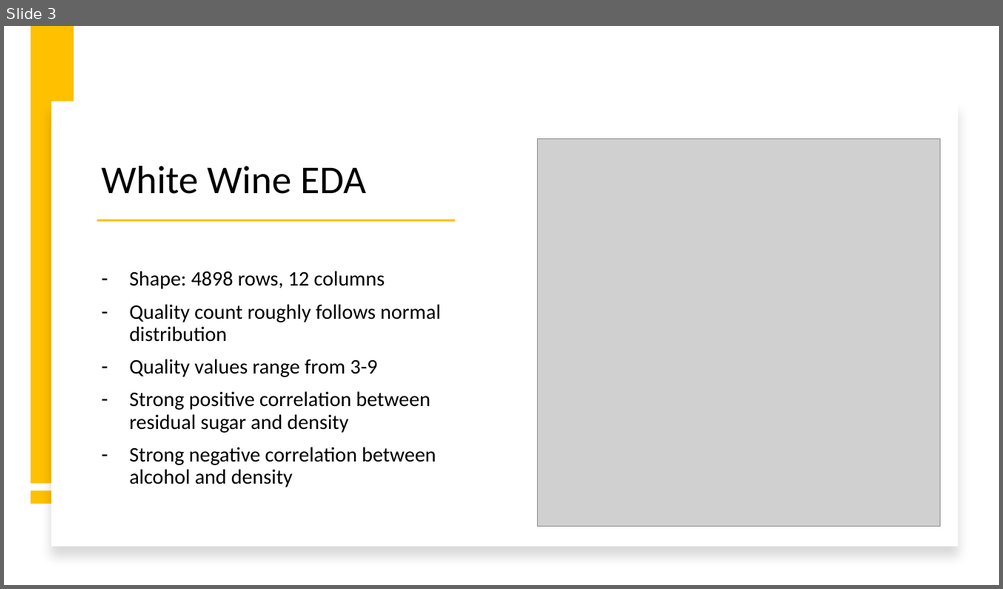
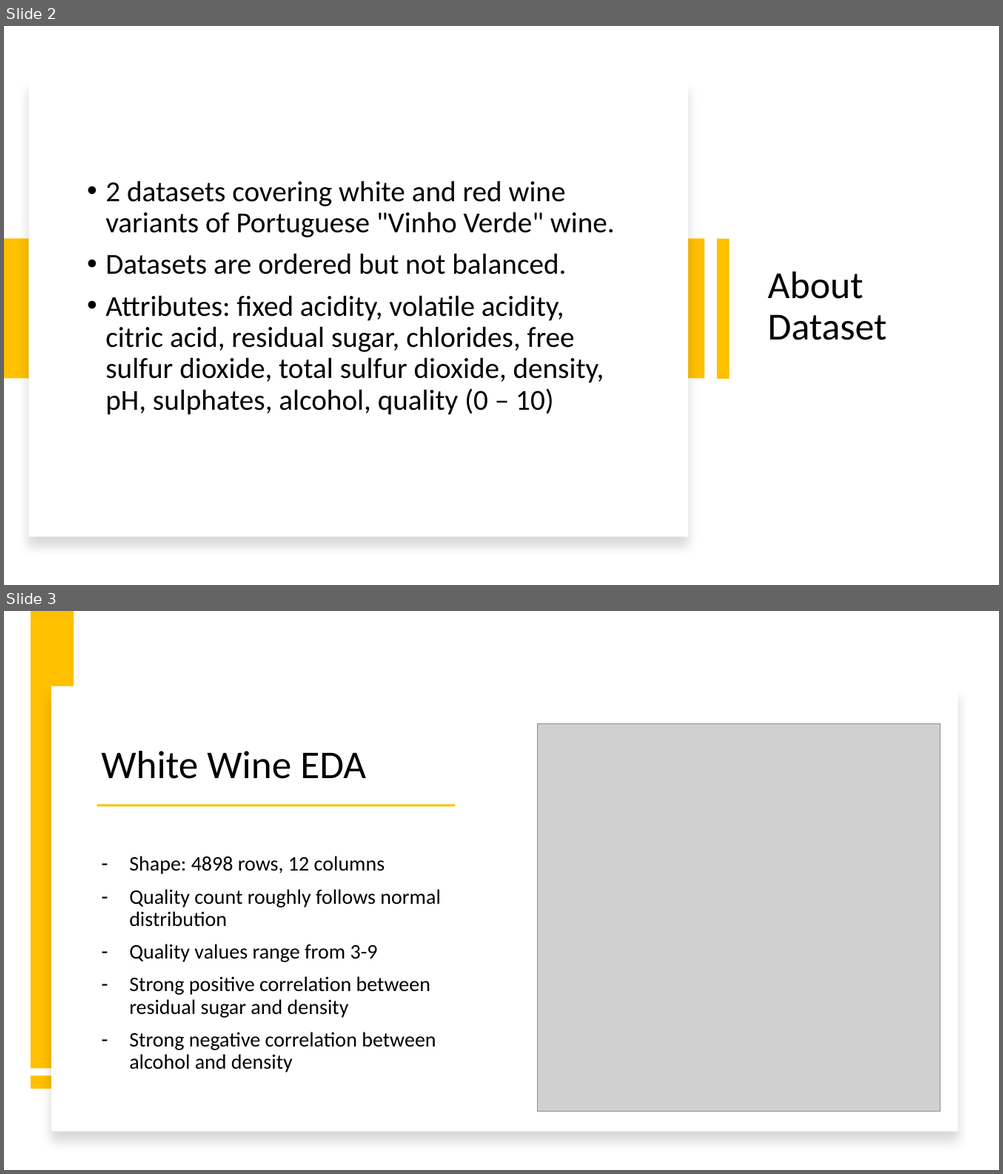
Before and after one commit to Mystaex/CSE4334-Project-Wine, a slide deck: wine_presentation.pptx. Shown one above the other, each under a label of ours: slide 3 before the commit, slides 2 and 3 after it. The pictures are 1003x589 and 1003x1174 pixels, drawn with LibreOffice and Linux fonts; fonts in the diff are those of the drawing; grey boxes stand for pictures. Boxes give left, top, right and bottom in pixels: in the first picture for what was removed or moved away, otherwise in the second. Text is boxed around its words. In the diff, an @@ line names an element or a change of style, - is before the commit and + after.

```diff
--- a/wine_presentation.pptx
+++ b/wine_presentation.pptx
@@ slide 2 added at <box>4,26,999,585</box>, background #FFFFFF @@
@@ rectangle added at <box>28,81,688,537</box>, fill #FFFFFF @@
@@ text added at <box>105,181,614,415</box>, 28 pt, text #000000 @@
+• 2 datasets covering white and red wine variants of Portuguese "Vinho Verde" wine.
+• Datasets are ordered but not balanced.
+• Attributes: fixed acidity, volatile acidity, citric acid, residual sugar, chlorides, free sulfur dioxide, total sulfur dioxide, density, pH, sulphates, alcohol, quality (0 – 10)
@@ rectangle added at <box>5,239,705,379</box>, fill #FFC000 @@
@@ rectangle added at <box>716,239,729,379</box>, fill #FFC000 @@
@@ title added at <box>768,272,887,340</box>, 37 pt, text #000000 @@
+About Dataset
```
Also in this commit, not shown: 1 slide changed, 1 other slide added, 1 slide removed.
